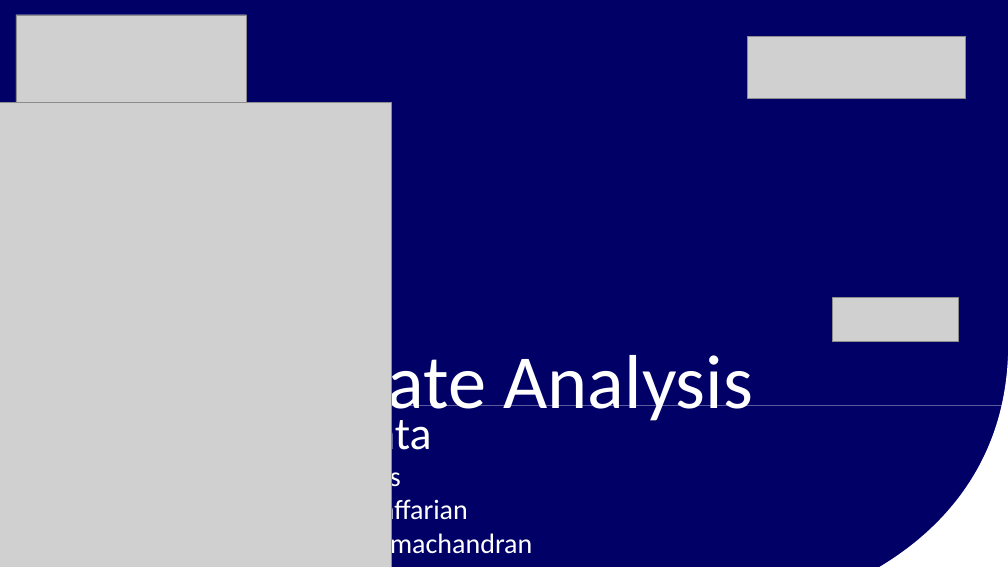
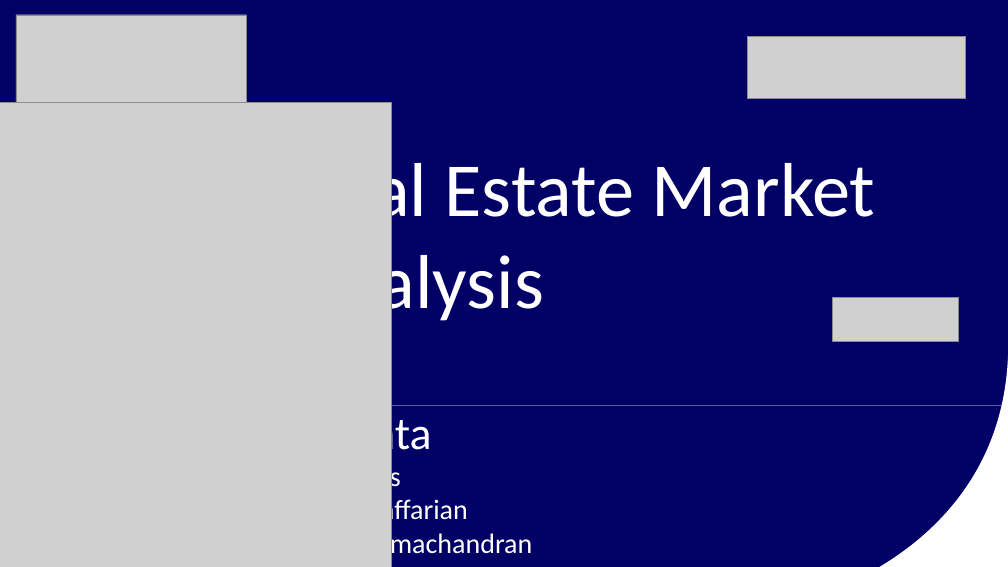
Before and after one commit to amiraligh89/RealEstate_Project1, a slide deck: slide 1 of RealEstate_Presentation.pptx. Drawn at 1008x567 pixels with LibreOffice and Linux fonts; fonts in the diff are those of the drawing; grey boxes stand for pictures. Boxes give left, top, right and bottom in pixels: in the first picture for what was removed or moved away, otherwise in the second. Text is boxed around its words. In the diff, an @@ line names an element or a change of style, - is before the commit and + after.

```diff
--- a/RealEstate_Presentation.pptx
+++ b/RealEstate_Presentation.pptx
@@ text at bbox=[295, 153, 876, 326]: text changed @@
-Real Estate Analysis
+Real Estate Market Analysis
```
Also in this commit, not shown: 2 other slides changed, 1 slide added.
